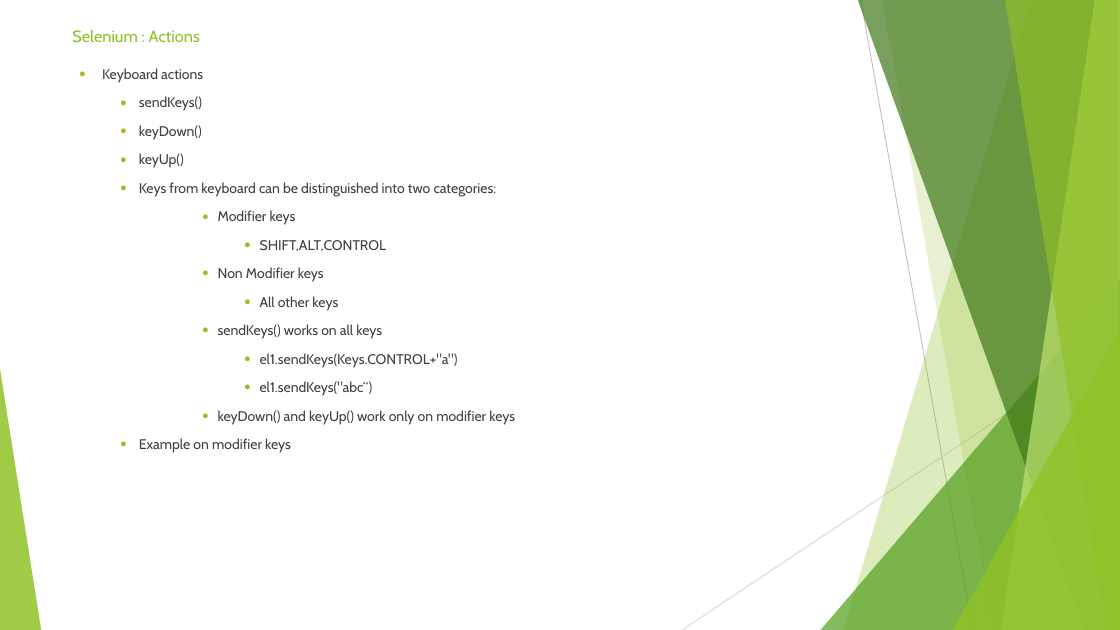
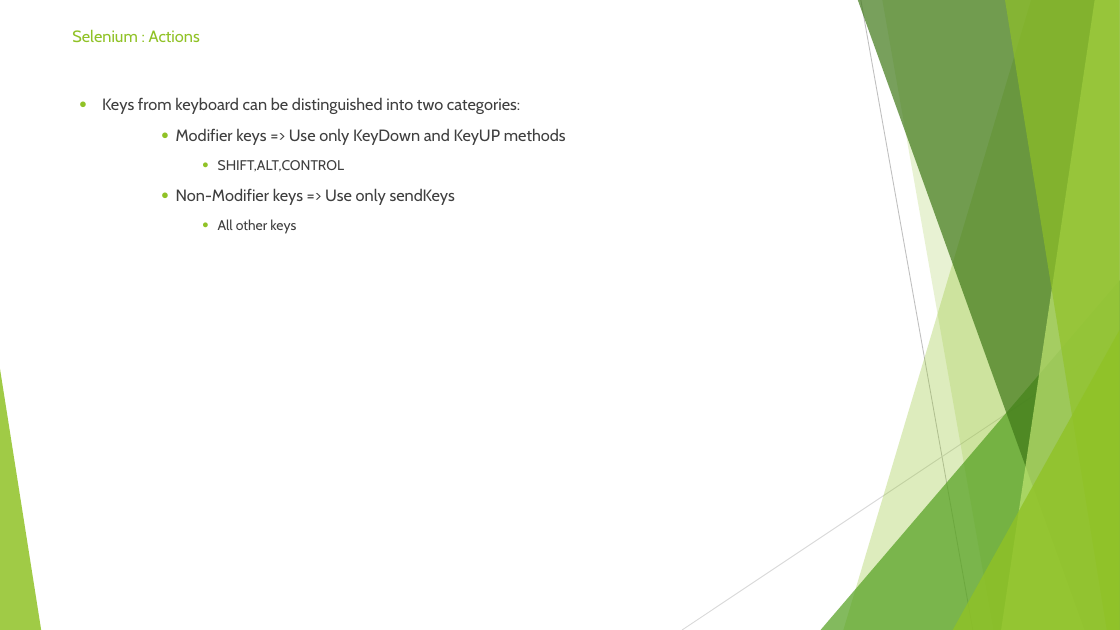
Before and after one commit to sidissir/mk-selenium-training, a slide deck: slide 31 of SeleniumPPT.pptx (slide 28 before the commit). Drawn at 1120x630 pixels with LibreOffice and Linux fonts; fonts in the diff are those of the drawing. Boxes give left, top, right and bottom in pixels: in the first picture for what was removed or moved away, otherwise in the second. Text is boxed around its words. In the diff, an @@ line names an element or a change of style, - is before the commit and + after.

Commit message:
Actions

```diff
--- a/SeleniumPPT.pptx
+++ b/SeleniumPPT.pptx
@@ text at box(102, 68, 203, 168): paragraphs removed @@
-● Keyboard actions
-  ● sendKeys()
-  ● keyDown()
-  ● keyUp()
@@ text at box(102, 97, 520, 234): size 12 to 14 pt in "Keys from keyboard can be distinguished into ..."; list level 2 to 1 in "Keys from keyboard can be ..."; list level 5 to 4 in "SHIFT,ALT,CONTROL"; list level 5 to 4 in "All other keys" @@
@@ text at box(176, 128, 566, 145): text changed; size 12 to 14 pt @@
-      ● Modifier keys
+    ● Modifier keys => Use only KeyDown and KeyUP methods
@@ text at box(176, 188, 455, 205): text changed; size 12 to 14 pt @@
-      ● Non Modifier keys
+    ● Non-Modifier keys => Use only sendKeys
@@ text at box(139, 324, 515, 453): paragraphs removed @@
-      ● sendKeys() works on all keys
-        ● el1.sendKeys(Keys.CONTROL+"a")
-        ● el1.sendKeys("abc“)
-      ● keyDown() and keyUp() work only on modifier keys
-  ● Example on modifier keys
```
Also in this commit, not shown: 4 other slides changed, 3 slides added, 17 other files.
